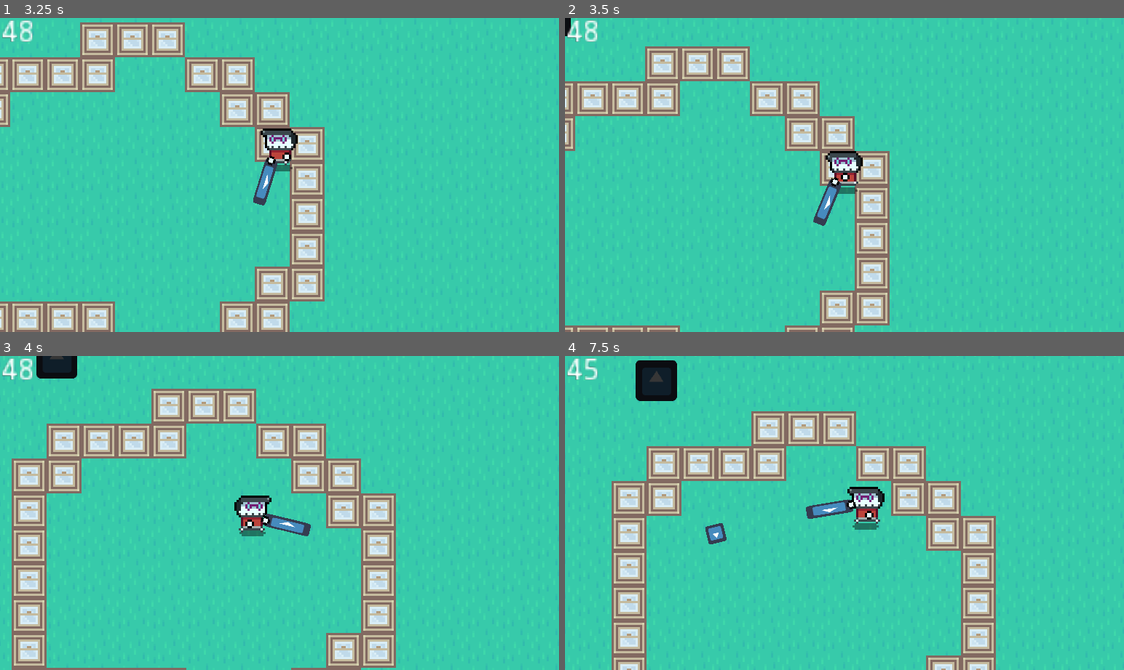
Above: before the commit, frames 1-4 (two rows, left to right).
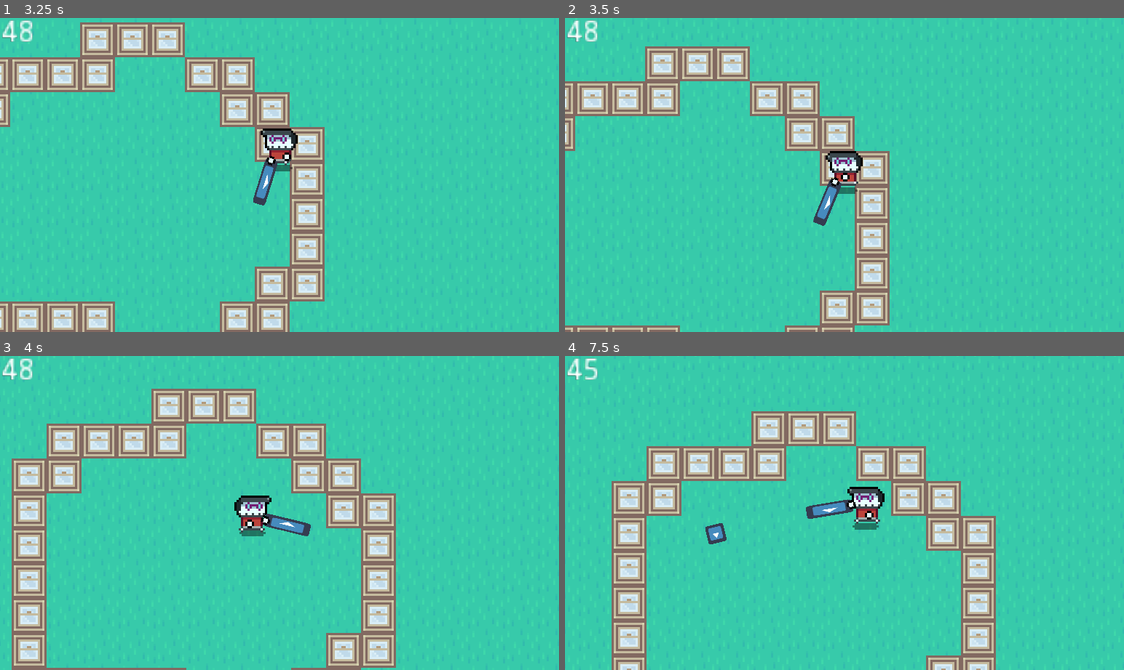
Above: after the commit, the same moments.

Repository: BytePlayersStudio/LD44
Game: Godot game, scene res://Scenes/Level1.tscn
The game is run twice, just before and just after one commit, with the same random seed, the same clock (stepped at 60 frames per second) and the same inputs. The engine's default icon, where the game draws it, is replaced by a stand-in: a white triangle on a blue panel in a dark square.
Inputs (mouse positions are in pixels of both pictures, inside the frame that each line leads up to):
- Up to frame 1 (3.25 s): move the mouse to (402, 159) at 0.52 s; hold D (move_right) 0.53-1.28 s; right-click (402, 159) at 0.6 s; move the mouse to (167, 190) at 1.27 s; hold S (move_down) 1.28-2.03 s; click (167, 190) at 1.35 s; move the mouse to (335, 105) at 2.02 s; hold D (move_right) 2.03-2.78 s; right-click (335, 105) at 2.1 s; move the mouse to (251, 237) at 2.77 s; hold W (move_up) from 2.78 s (still down); click (251, 237) at 2.85 s
- Up to frame 2 (3.5 s): keep holding W (move_up)
- Up to frame 3 (4 s): move the mouse to (447, 560) at 3.52 s; release W (move_up) at 3.53 s; hold A (move_left) from 3.53 s (still down); right-click (447, 560) at 3.6 s
- Up to frame 4 (7.5 s): move the mouse to (676, 465) at 4.27 s; click (676, 465) at 4.35 s; move the mouse to (872, 513) at 5.02 s; release A (move_left) at 5.03 s; hold S (move_down) 5.03-5.78 s; right-click (872, 513) at 5.1 s; move the mouse to (760, 434) at 5.77 s; hold D (move_right) 5.78-6.53 s; click (760, 434) at 5.85 s; move the mouse to (967, 497) at 6.52 s; hold W (move_up) 6.53-7.28 s; right-click (967, 497) at 6.6 s; move the mouse to (732, 528) at 7.27 s; hold D (move_right) from 7.28 s (still down); click (732, 528) at 7.35 s

Frame 1 is identical in both runs. In frame 2, less than 0.1% of the frame differs, in the area x 0-2%, y 0-6%; in frame 3, 0.5%; in frame 4, 1.0%, in the area x 12-21%, y 1-15%.
Error in both runs: Invalid get index '0' (on base: 'PoolVector2Array'). (res://Scripts/Enemy.gd:83)

Commit message:
Fixed enemies following the the player when alive

Diff:
--- a/LD44/Scenes/Level1.tscn
+++ b/LD44/Scenes/Level1.tscn
@@ -72,18 +72,5 @@
 position = Vector2( 184.792, 339.691 )
 
 [node name="Enemies" type="Node2D" parent="."]
-editor/display_folded = true
 
 [node name="Enemy" parent="Enemies" instance=ExtResource( 7 )]
-
-[node name="Enemy2" parent="Enemies" instance=ExtResource( 7 )]
-position = Vector2( -30.0081, 49.7277 )
-
-[node name="Enemy3" parent="Enemies" instance=ExtResource( 7 )]
-position = Vector2( -34.295, 129.464 )
-
-[node name="Enemy4" parent="Enemies" instance=ExtResource( 7 )]
-position = Vector2( 116.603, 66.0178 )
-
-[node name="Enemy5" parent="Enemies" instance=ExtResource( 7 )]
-position = Vector2( 998.94, 243.233 )
--- a/LD44/Scripts/Enemy.gd
+++ b/LD44/Scripts/Enemy.gd
@@ -102,10 +102,11 @@
 	if path.size() > 1:
 		path.remove(0)
 	else:
+		_make_path()
 		if current_state == states.ALIVE:
 			idle_timer.start()
 			change_state(states.IDLE)
-		_make_path()
+
 
 
 func _make_path():
@@ -119,9 +120,8 @@
 
 func change_state(new_state):
 	current_state = new_state
-	#print(current_state)
+
 
 
 func _on_IdleTimer_timeout():
-
 	change_state(states.ALIVE)
